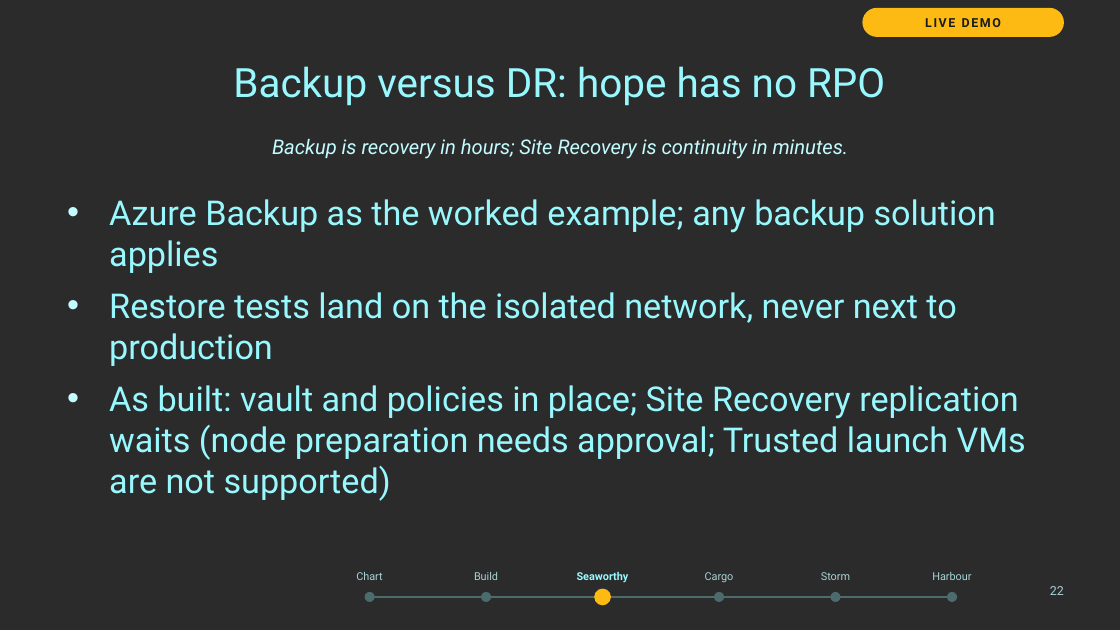
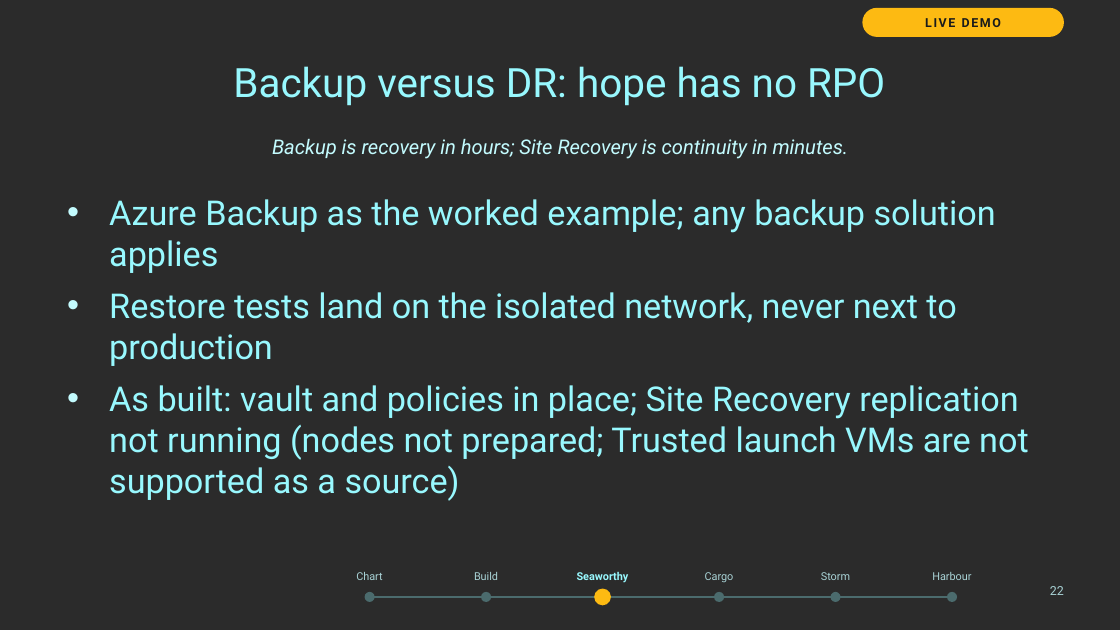
Before and after one commit to thisismydemo/nic2026_azl, a slide deck: slide 22 of presentation/Azure_Local_Discovery_to_Day2_NIC2026.pptx. Drawn at 1120x630 pixels with LibreOffice and Linux fonts; fonts in the diff are those of the drawing; background and template pictures are left out; a plain dark background stands for a picture behind light text. Boxes give left, top, right and bottom in pixels: in the first picture for what was removed or moved away, otherwise in the second. Text is boxed around its words. In the diff, an @@ line names an element or a change of style, - is before the commit and + after.

```diff
--- a/presentation/Azure_Local_Discovery_to_Day2_NIC2026.pptx
+++ b/presentation/Azure_Local_Discovery_to_Day2_NIC2026.pptx
@@ text at [109,385,1029,501]: text changed @@
-• As built: vault and policies in place; Site Recovery replication waits (node preparation needs approval; Trusted launch VMs are not supported)
+• As built: vault and policies in place; Site Recovery replication not running (nodes not prepared; Trusted launch VMs are not supported as a source)
```
Also in this commit, not shown: 22 other slides changed, 1 slide added, 29 other files.
